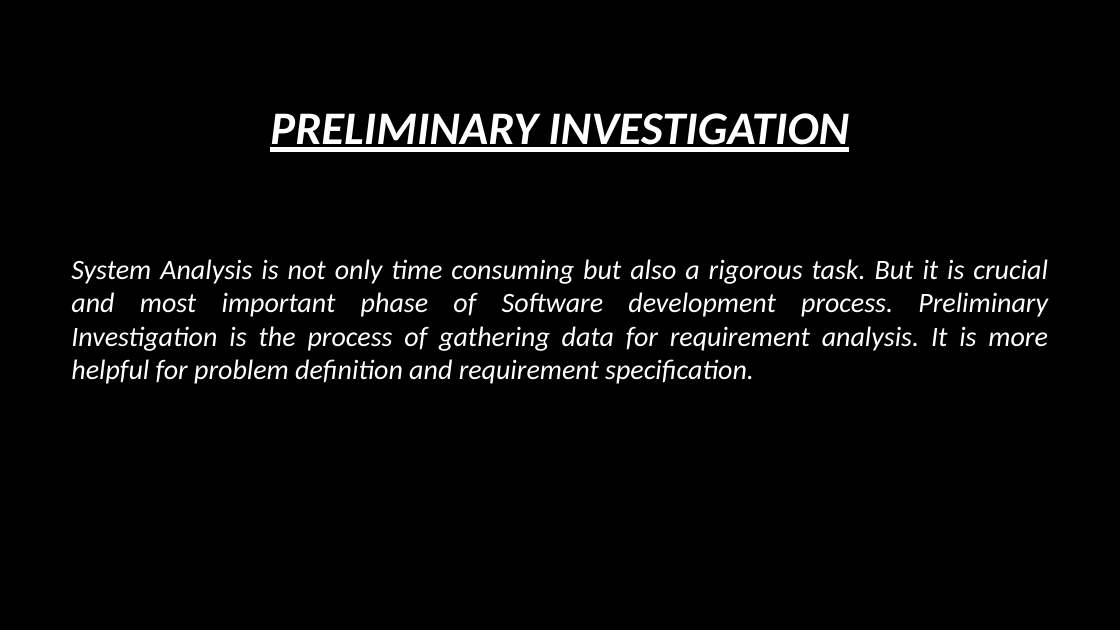
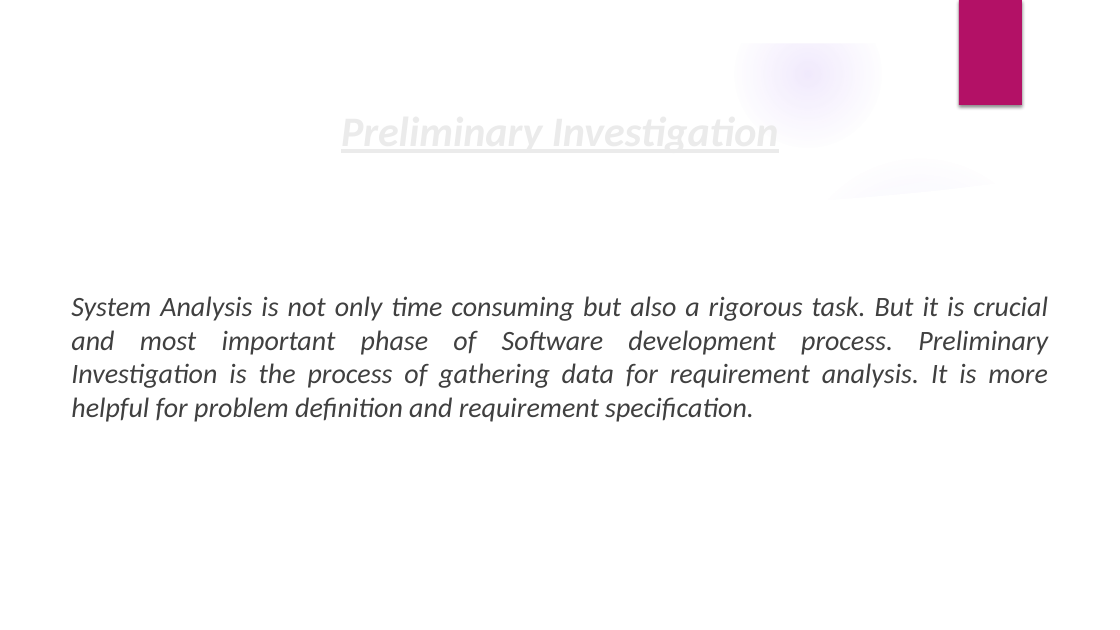
Before and after one commit to lalitgiri/Angular_Practice_Program, a slide deck: slide 18 of Ecommerce-Project/report data/project ppt.pptx (slide 17 before the commit). Drawn at 1120x630 pixels with LibreOffice and Linux fonts; fonts in the diff are those of the drawing; background and template pictures are left out. Boxes give left, top, right and bottom in pixels: in the first picture for what was removed or moved away, otherwise in the second. Text is boxed around its words. In the diff, an @@ line names an element or a change of style, - is before the commit and + after.

```diff
--- a/Ecommerce-Project/report data/project ppt.pptx
+++ b/Ecommerce-Project/report data/project ppt.pptx
@@ background #000000 to picture (left out) @@
@@ group added at (0,0,1120,630): 5 ellipses, 3 freeform shapes @@
@@ rectangle added at (959,0,1022,105), fill #B31166 @@
@@ text "System Analysis is not only ...": place and size @@
-text "System Analysis is not only ..." at (71,259,1048,384)
+text "System Analysis is not only ..." at (71,296,1048,422)
@@ text "System Analysis is not only ..." at (71,296,1048,422): text colour #FFFFFF to #404040 @@
@@ title at (71,330,1048,388): text changed; size 40 to 36 pt; text colour #FFFFFF to #EBEBEB @@
-PRELIMINARY INVESTIGATION
+Preliminary Investigation
```
Also in this commit, not shown: 37 other slides changed, 3 slides added, 1 slide removed, 2 other files.
